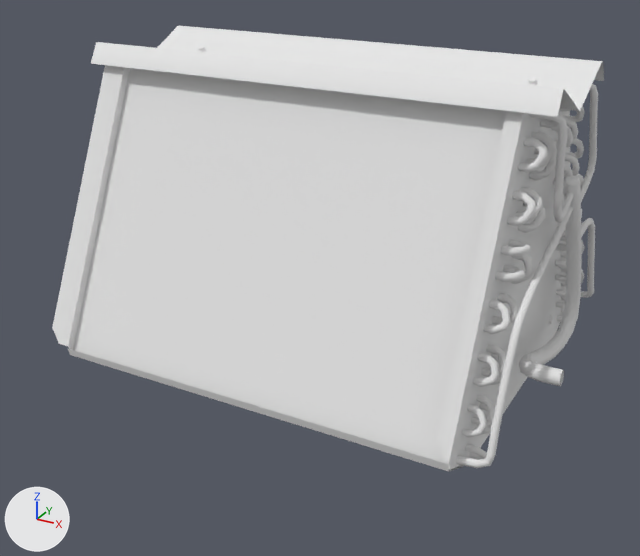
One commit to the Blender file vl.vlabs.com.ua/models/hvac/evaporatorACoil/evaporatorACoil.blend: the scene before it, then after it.
Before and after are seen from a 50 mm camera at (0.511, -0.975, 0.585) aimed at (-0.001, -0.044, 0.119). Every picture has the same lights, and +X, +Y and +Z are marked at lower left.

Names of what the first picture shows: 'evaporatorACoil'.
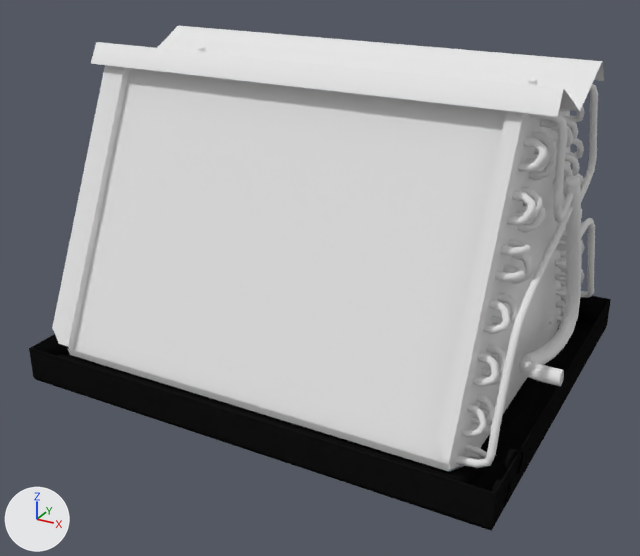
The newer file is also turned or shifted as a whole; pictures and numbers use the older file's frame.

Pixel boxes (x1, y1, x2, y2) of what changed, in the pictures (640 x 556 px):
'evaporatorACoilDripPan', added (black)
    after: (29, 296, 611, 531)

Edits to the bpy script that builds the scene:
```text
Add mat_evaporatoracoildrippanmaterial:
    mat_evaporatoracoildrippanmaterial = diffuse_material('evaporatorACoilDripPanMaterial')
    mat_evaporatoracoildrippanmaterial.base_color = (0.00719, 0.00719, 0.00719)  # black #141414
Add me_evaporatoracoildrippangeometry:
    me_evaporatoracoildrippangeometry.from_pydata(...)  # 171 vertices, 109 faces, 19 loose edges; spans x -0.051..0.0, y -0.26..0.26, z -0.316..0.316
    me_evaporatoracoildrippangeometry.materials.append(mat_evaporatoracoildrippanmaterial)  # black #141414
Add ob_evaporatoracoildrippan:
    ob_evaporatoracoildrippan = bpy.data.objects.new('evaporatorACoilDripPan', me_evaporatoracoildrippangeometry)
    ob_evaporatoracoildrippan.location = (0.0, 0.0, -0.014)
    ob_evaporatoracoildrippan.rotation_euler = (0.0, 1.571, 0.0)  # degrees (0, 90, 0)
```
